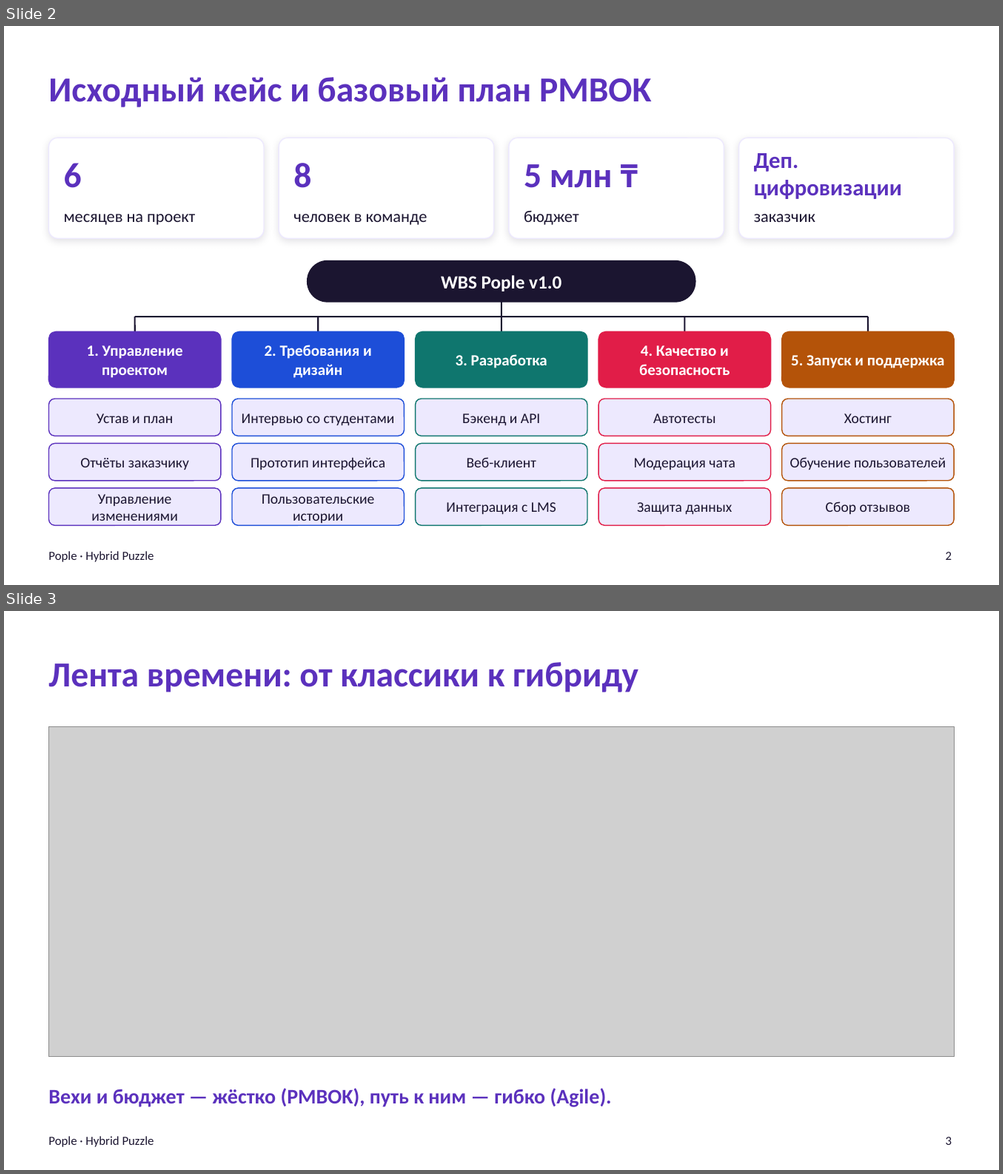
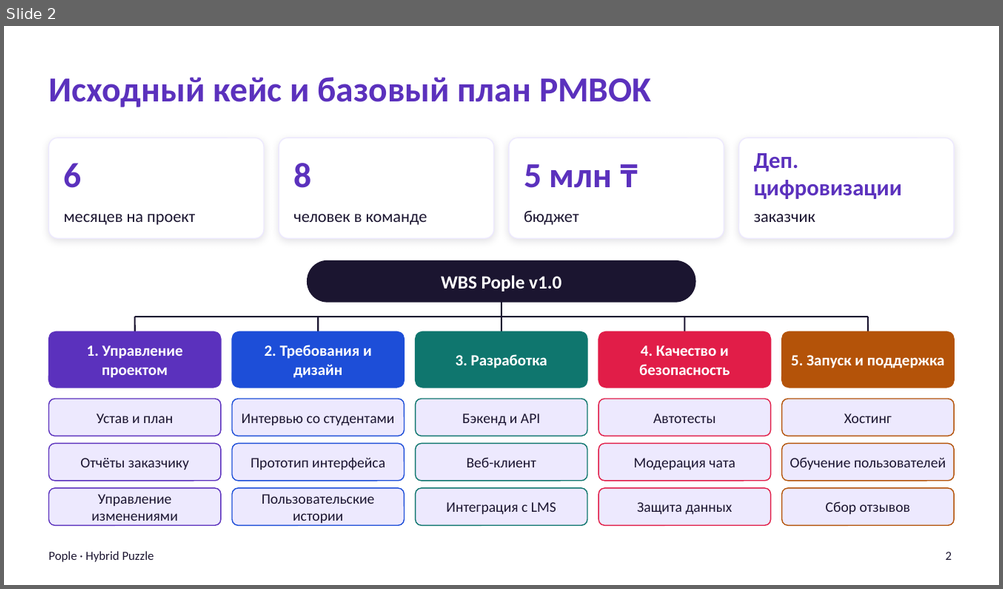
Before and after one commit to taekeanoshi/Almau_messanger, a slide deck: docs/hybrid_pople/Hybrid_Puzzle_Pople.pptx. Shown one above the other, each under a label of ours: slides 2 and 3 before the commit, slide 2 after it. The pictures are 1003x1174 and 1003x589 pixels, drawn with LibreOffice and Linux fonts; fonts in the diff are those of the drawing; grey boxes stand for pictures. Boxes give left, top, right and bottom in pixels: in the first picture for what was removed or moved away, otherwise in the second. Text is boxed around its words. In the diff, an @@ line names an element or a change of style, - is before the commit and + after.

```diff
--- a/docs/hybrid_pople/Hybrid_Puzzle_Pople.pptx
+++ b/docs/hybrid_pople/Hybrid_Puzzle_Pople.pptx
@@ slide 3 removed at box(4, 611, 999, 1170), background #FFFFFF; not listed: 1 template element that a slide beside it also shows @@
@@ title removed at box(48, 662, 638, 692) @@
-Лента времени: от классики к гибриду
@@ picture removed at box(48, 726, 954, 1057) @@
@@ text removed at box(48, 1088, 612, 1108) @@
-Вехи и бюджет — жёстко (PMBOK), путь к ним — гибко (Agile).
@@ page number removed at box(945, 1137, 951, 1145) @@
-3
```
Also in this commit, not shown: 4 slides changed, 3 slides added, 2 other slides removed.
